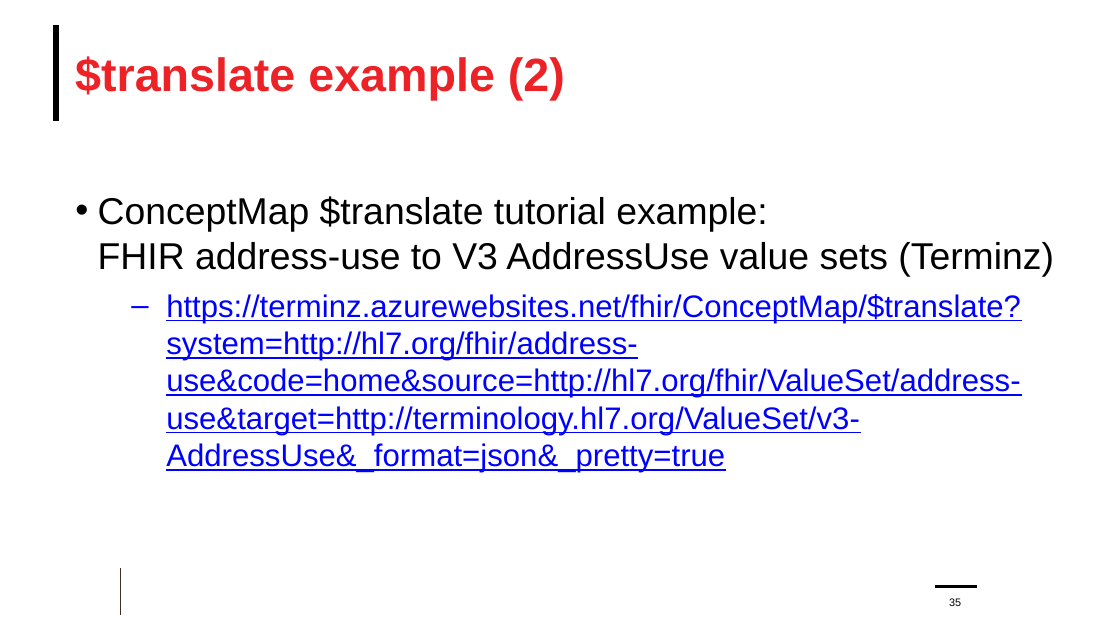
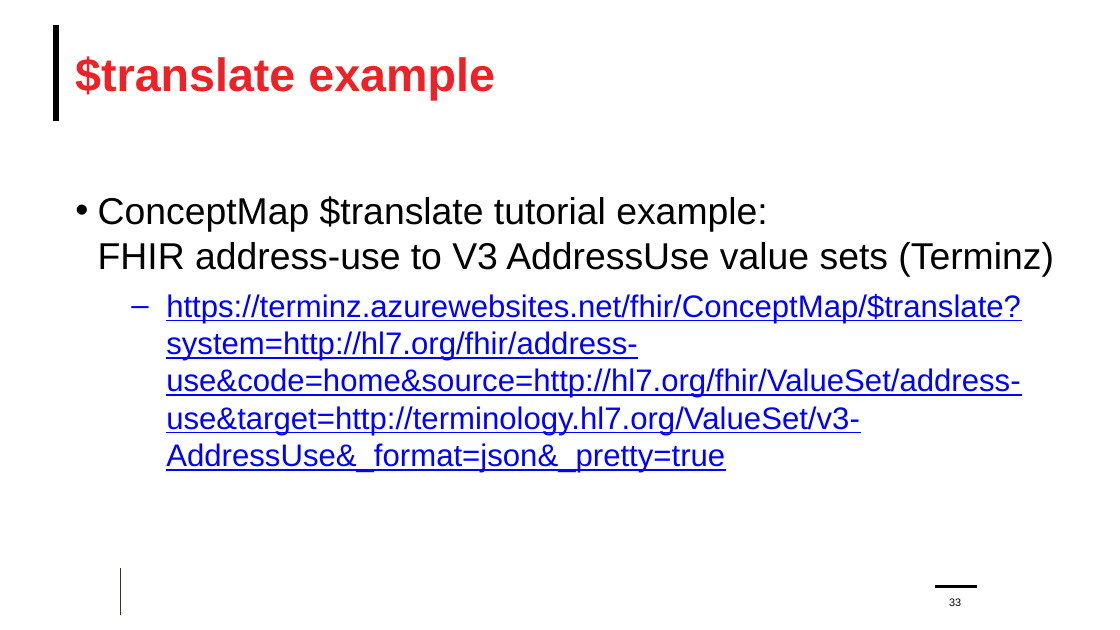
Before and after one commit to FHIR/documents, a slide deck: slide 33 of presentations/2021-11 Webinars/HL7 FHIR Terminology/FHIR-Terminology-Part-2-2021-12-01.pptx (slide 35 before the commit). Drawn at 1120x630 pixels with LibreOffice and Linux fonts; fonts in the diff are those of the drawing; background and template pictures are left out. Boxes give left, top, right and bottom in pixels: in the first picture for what was removed or moved away, otherwise in the second. Text is boxed around its words. In the diff, an @@ line names an element or a change of style, - is before the commit and + after.

```diff
--- a/presentations/2021-11 Webinars/HL7 FHIR Terminology/FHIR-Terminology-Part-2-2021-12-01.pptx
+++ b/presentations/2021-11 Webinars/HL7 FHIR Terminology/FHIR-Terminology-Part-2-2021-12-01.pptx
@@ title at box(75, 56, 495, 101): text changed @@
-$translate example (2)
+$translate example
```
Also in this commit, not shown: 13 other slides changed, 7 slides added, 2 slides removed.
